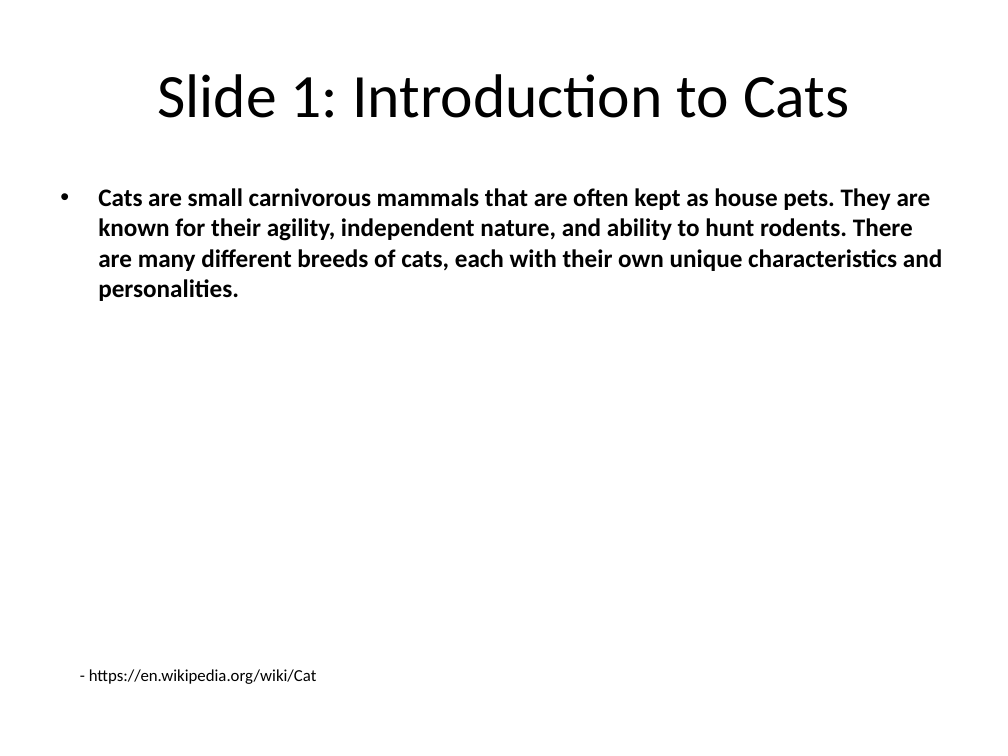
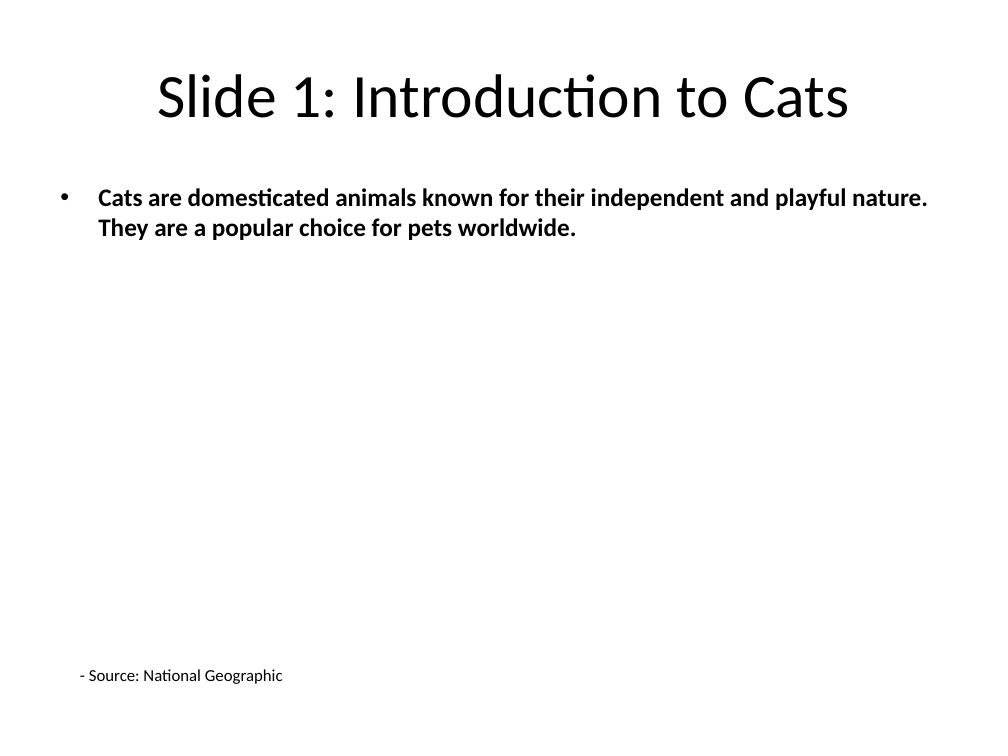
Before and after one commit to infrasvc-magang/test, a slide deck: slide 2 of backend/project/PPTX/Cat_presentation.pptx. Drawn at 1008x756 pixels with LibreOffice and Linux fonts; fonts in the diff are those of the drawing. Boxes give left, top, right and bottom in pixels: in the first picture for what was removed or moved away, otherwise in the second. Text is boxed around its words. In the diff, an @@ line names an element or a change of style, - is before the commit and + after.

```diff
--- a/backend/project/PPTX/Cat_presentation.pptx
+++ b/backend/project/PPTX/Cat_presentation.pptx
@@ text at box(98, 188, 928, 240): text changed @@
-• Cats are small carnivorous mammals that are often kept as house pets. They are known for their agility, independent nature, and ability to hunt rodents. There are many different breeds of cats, each with their own unique characteristics and personalities.
+• Cats are domesticated animals known for their independent and playful nature. They are a popular choice for pets worldwide.
@@ text at box(89, 669, 283, 684): text changed @@
-- https://en.wikipedia.org/wiki/Cat
+- Source: National Geographic
```
Also in this commit, not shown: 8 other slides changed, 1 slide added, 1 slide removed, 4 other files.
